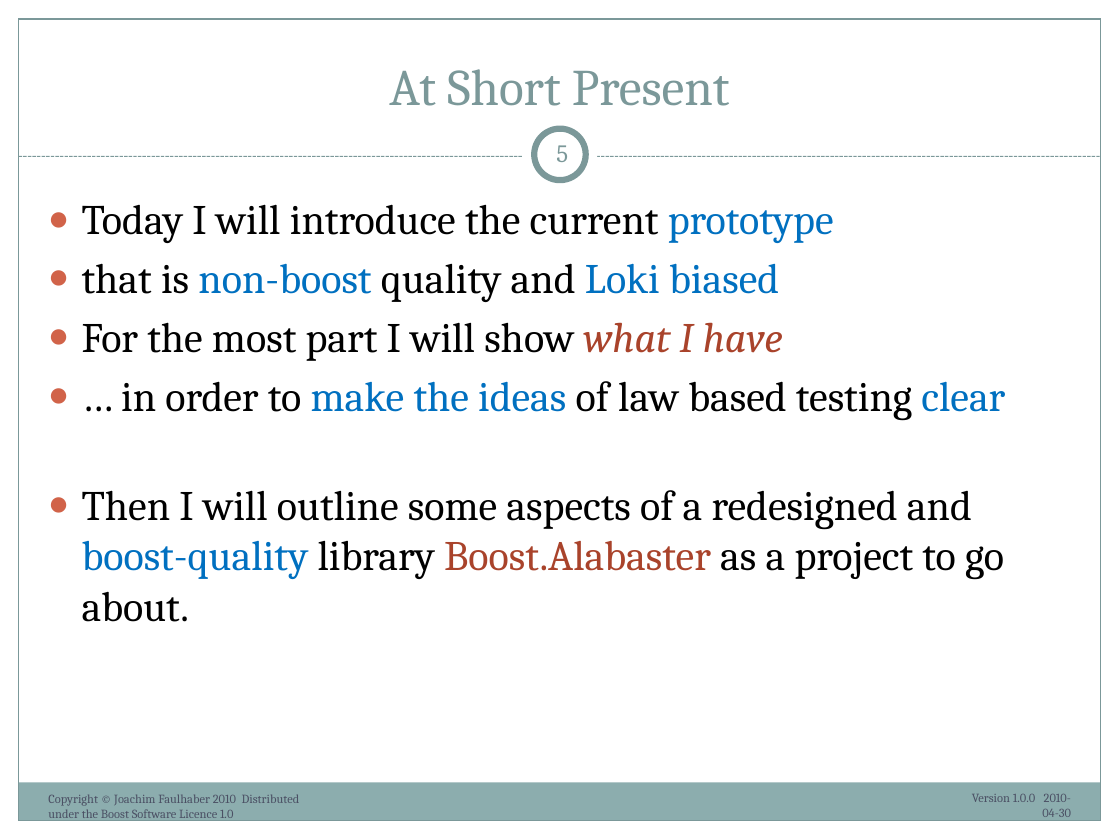
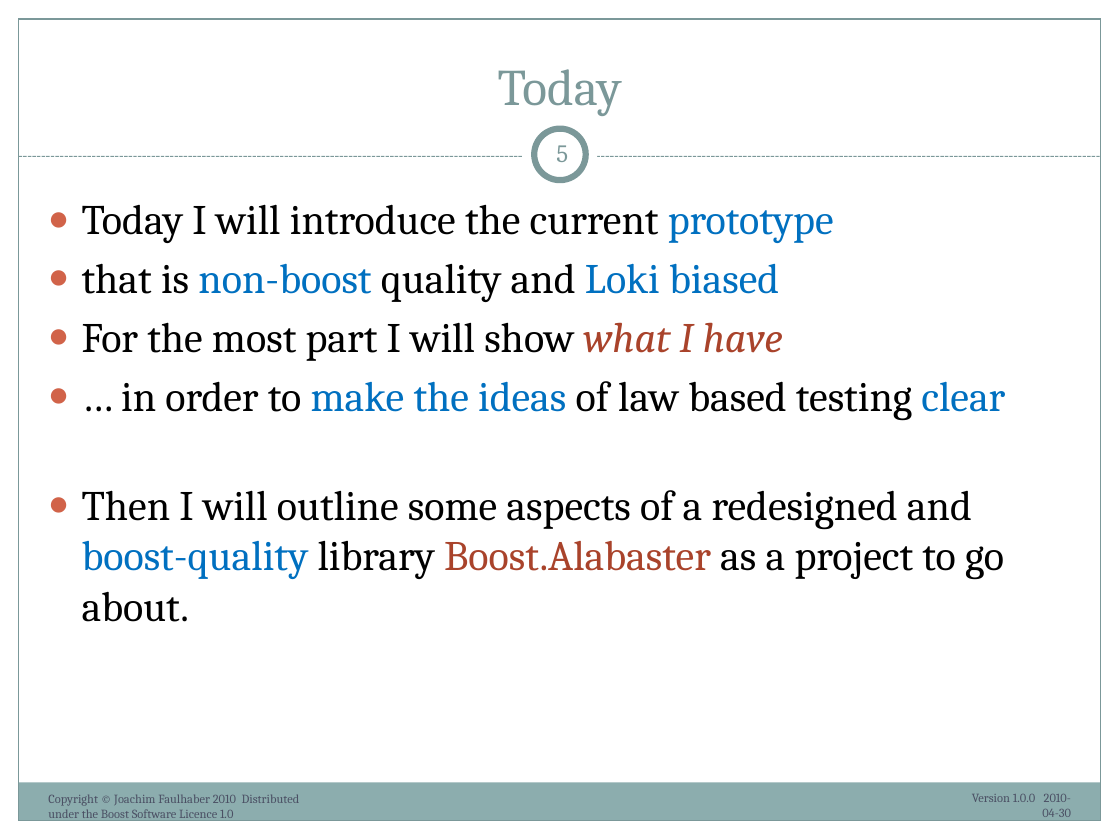
Before and after one commit to ryppl/boost-history, a slide deck: slide 5 of itl/libs/validate/doc/boostcon2010/BoostAlabaster.pptx. Drawn at 1120x840 pixels with LibreOffice and Linux fonts; fonts in the diff are those of the drawing; background and template pictures are left out. Boxes give left, top, right and bottom in pixels: in the first picture for what was removed or moved away, otherwise in the second. Text is boxed around its words. In the diff, an @@ line names an element or a change of style, - is before the commit and + after.

```diff
--- a/itl/libs/validate/doc/boostcon2010/BoostAlabaster.pptx
+++ b/itl/libs/validate/doc/boostcon2010/BoostAlabaster.pptx
@@ title at box(498, 69, 622, 116): text changed @@
-At Short Present
+Today
```
Also in this commit, not shown: 6 other slides changed.
